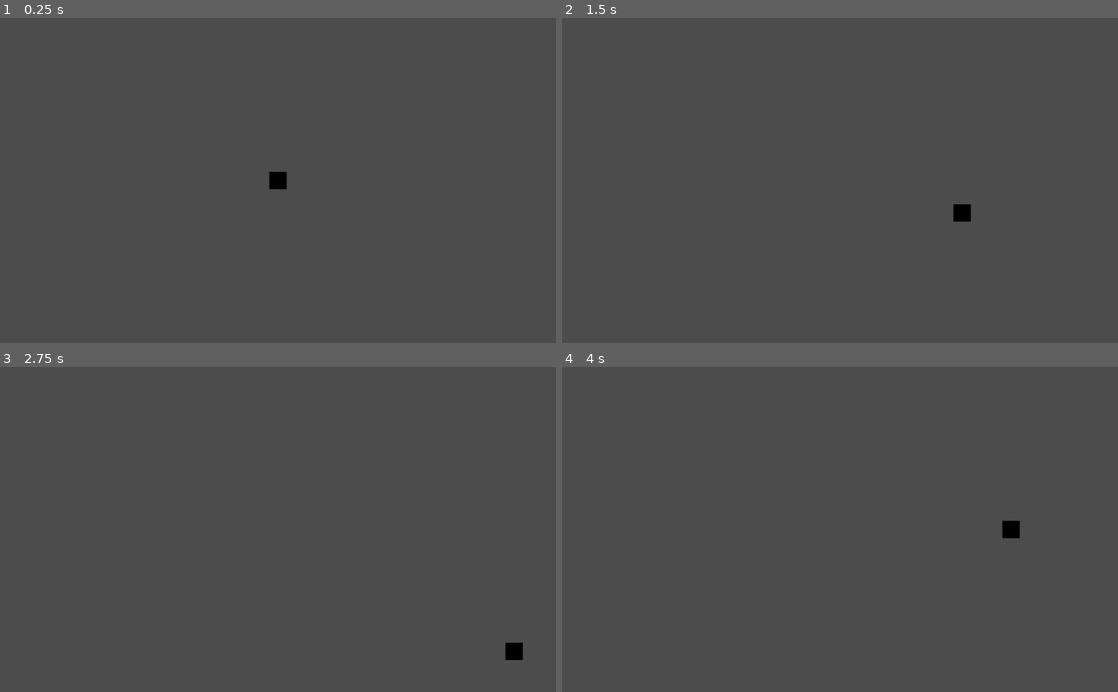
Above: before the commit, frames 1-4 (two rows, left to right).
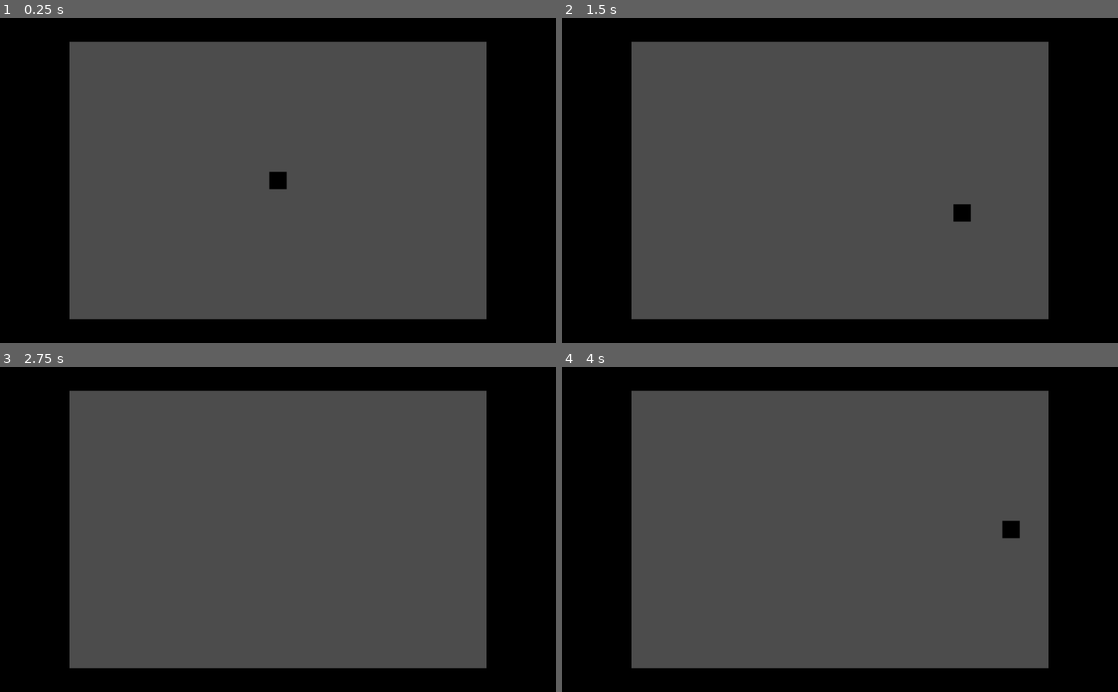
Above: after the commit, the same moments.

Repository: mariothedog/Dodge-and-Explode-
Game: Godot game, scene res://Levels/Endless Level.tscn
Same seed, same stepped clock (60 frames per second), same inputs: the game is played once before the commit and once after it.
Inputs:
- Up to frame 1 (0.25 s): no input
- Up to frame 2 (1.5 s): tap Enter at 0.5 s; hold D (move_right) 0.53-1.28 s; hold S (move_down) from 1.28 s (still down)
- Up to frame 3 (2.75 s): release S (move_down) at 2.03 s; hold D (move_right) from 2.03 s (still down)
- Up to frame 4 (4 s): release D (move_right) at 2.78 s; hold W (move_up) 2.78-3.53 s; hold A (move_left) from 3.53 s (still down)

The runs differ from the first frame. In frame 1, 36% of the frame differs, in the area x 0-100%, y 0-100%; in frame 2, 36%; in frame 3, 36%; in frame 4, 36%.

Commit message:
Added tiles.

Diff:
--- a/Levels/Endless Level.tscn
+++ b/Levels/Endless Level.tscn
@@ -1,6 +1,23 @@
-[gd_scene load_steps=2 format=2]
+[gd_scene load_steps=4 format=2]
 
 [ext_resource path="res://Player/Player.tscn" type="PackedScene" id=1]
+[ext_resource path="res://Levels/Art/Tile.png" type="Texture" id=2]
+
+[sub_resource type="TileSet" id=1]
+0/name = "Tile.png 0"
+0/texture = ExtResource( 2 )
+0/tex_offset = Vector2( 0, 0 )
+0/modulate = Color( 1, 1, 1, 1 )
+0/region = Rect2( 0, 0, 64, 64 )
+0/tile_mode = 0
+0/occluder_offset = Vector2( 0, 0 )
+0/navigation_offset = Vector2( 0, 0 )
+0/shape_offset = Vector2( 0, 0 )
+0/shape_transform = Transform2D( 1, 0, 0, 1, 0, 0 )
+0/shape_one_way = false
+0/shape_one_way_margin = 0.0
+0/shapes = [  ]
+0/z_index = 0
 
 [node name="Endless Level" type="Node2D"]
 
@@ -8,3 +25,8 @@
 current = true
 
 [node name="Player" parent="." instance=ExtResource( 1 )]
+
+[node name="TileMap" type="TileMap" parent="."]
+tile_set = SubResource( 1 )
+format = 1
+tile_data = PoolIntArray( -262152, 0, 0, -262151, 0, 0, -262150, 0, 0, -262149, 0, 0, -262148, 0, 0, -262147, 0, 0, -262146, 0, 0, -262145, 0, 0, -327680, 0, 0, -327679, 0, 0, -327678, 0, 0, -327677, 0, 0, -327676, 0, 0, -327675, 0, 0, -327674, 0, 0, -327673, 0, 0, -196616, 0, 0, -196615, 0, 0, -262138, 0, 0, -262137, 0, 0, -131080, 0, 0, -131079, 0, 0, -196602, 0, 0, -196601, 0, 0, -65544, 0, 0, -65543, 0, 0, -131066, 0, 0, -131065, 0, 0, -8, 0, 0, -7, 0, 0, -65530, 0, 0, -65529, 0, 0, 65528, 0, 0, 65529, 0, 0, 6, 0, 0, 7, 0, 0, 131064, 0, 0, 131065, 0, 0, 65542, 0, 0, 65543, 0, 0, 196600, 0, 0, 196601, 0, 0, 131078, 0, 0, 131079, 0, 0, 262136, 0, 0, 262137, 0, 0, 196614, 0, 0, 196615, 0, 0, 327672, 0, 0, 327673, 0, 0, 327674, 0, 0, 327675, 0, 0, 327676, 0, 0, 327677, 0, 0, 327678, 0, 0, 327679, 0, 0, 262144, 0, 0, 262145, 0, 0, 262146, 0, 0, 262147, 0, 0, 262148, 0, 0, 262149, 0, 0, 262150, 0, 0, 262151, 0, 0 )
Binary file added: Levels/Art/Tile.png
Not shown, added: Levels/Art/Tile.png.import
